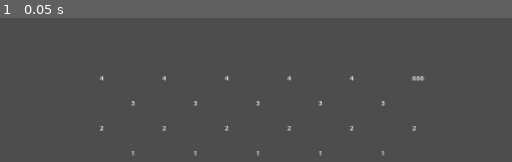
Above: before the commit, frame 1.
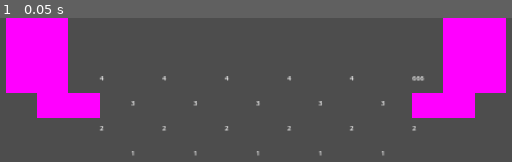
Above: after the commit, the same moment.

Repository: O-39889/brickout
Game: Godot game, scene res://scenes/level.tscn
Two runs of this game, one before a commit and one after it. Both use one fixed random seed, a clock stepped at 60 frames per second and the inputs below.
Inputs:
- Up to frame 1 (0.05 s): no input

The runs differ from the first frame. In frame 1, 17% of the frame differs, in the area x 1-99%, y 0-70%.

Commit message:
Add unbreakable brick scene

Diff:
--- /dev/null
+++ b/scenes/IndestructibleBrick.tscn
@@ -0,0 +1,7 @@
+[gd_scene load_steps=3 format=3 uid="uid://blefa03mpdv8b"]
+
+[ext_resource type="PackedScene" uid="uid://5p2y5riyrwvs" path="res://scenes/BrickBase.tscn" id="1_uu1ev"]
+[ext_resource type="Script" path="res://scripts/IndestructibleBrick.gd" id="2_a4mol"]
+
+[node name="IndestructibleBrick" instance=ExtResource("1_uu1ev")]
+script = ExtResource("2_a4mol")
--- a/scenes/level.tscn
+++ b/scenes/level.tscn
@@ -1,9 +1,10 @@
-[gd_scene load_steps=5 format=3 uid="uid://cljyfysqemsgw"]
+[gd_scene load_steps=6 format=3 uid="uid://cljyfysqemsgw"]
 
 [ext_resource type="Script" path="res://scripts/Level.gd" id="1_uhvnp"]
 [ext_resource type="PackedScene" uid="uid://doylk4sp6cg5q" path="res://scenes/Wall.tscn" id="2_sn5ow"]
 [ext_resource type="PackedScene" uid="uid://vmrccf7ghuu3" path="res://scenes/Paddle.tscn" id="3_yqer5"]
 [ext_resource type="PackedScene" uid="uid://blofikyc7x7vn" path="res://scenes/RegularBrick.tscn" id="4_vgqhg"]
+[ext_resource type="PackedScene" uid="uid://blefa03mpdv8b" path="res://scenes/IndestructibleBrick.tscn" id="5_qmehk"]
 
 [node name="Level" type="Node2D"]
 script = ExtResource("1_uhvnp")
@@ -104,3 +105,27 @@
 
 [node name="Brick22" parent="Bricks" instance=ExtResource("4_vgqhg")]
 position = Vector2(660, 330)
+
+[node name="IndestructibleBrick" parent="Bricks" instance=ExtResource("5_qmehk")]
+position = Vector2(510, 210)
+
+[node name="IndestructibleBrick2" parent="Bricks" instance=ExtResource("5_qmehk")]
+position = Vector2(435, 150)
+
+[node name="IndestructibleBrick3" parent="Bricks" instance=ExtResource("5_qmehk")]
+position = Vector2(435, 90)
+
+[node name="IndestructibleBrick4" parent="Bricks" instance=ExtResource("5_qmehk")]
+position = Vector2(435, 30)
+
+[node name="IndestructibleBrick5" parent="Bricks" instance=ExtResource("5_qmehk")]
+position = Vector2(1410, 210)
+
+[node name="IndestructibleBrick6" parent="Bricks" instance=ExtResource("5_qmehk")]
+position = Vector2(1485, 150)
+
+[node name="IndestructibleBrick7" parent="Bricks" instance=ExtResource("5_qmehk")]
+position = Vector2(1485, 90)
+
+[node name="IndestructibleBrick8" parent="Bricks" instance=ExtResource("5_qmehk")]
+position = Vector2(1485, 30)
--- /dev/null
+++ b/scripts/IndestructibleBrick.gd
@@ -0,0 +1,11 @@
+class_name UnbreakableBrick extends "res://scripts/BrickBase.gd"
+
+
+# Called when the node enters the scene tree for the first time.
+func _ready():
+	super();
+	durability = -1;
+
+
+func hit(b: Ball):
+	print("Fat chance!");
